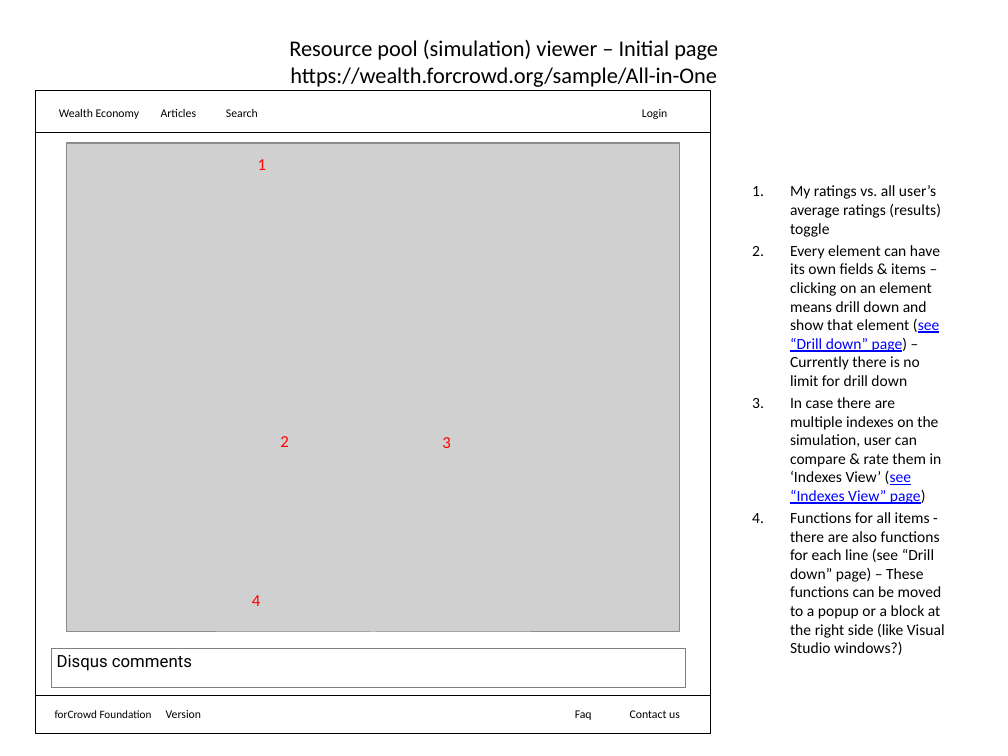
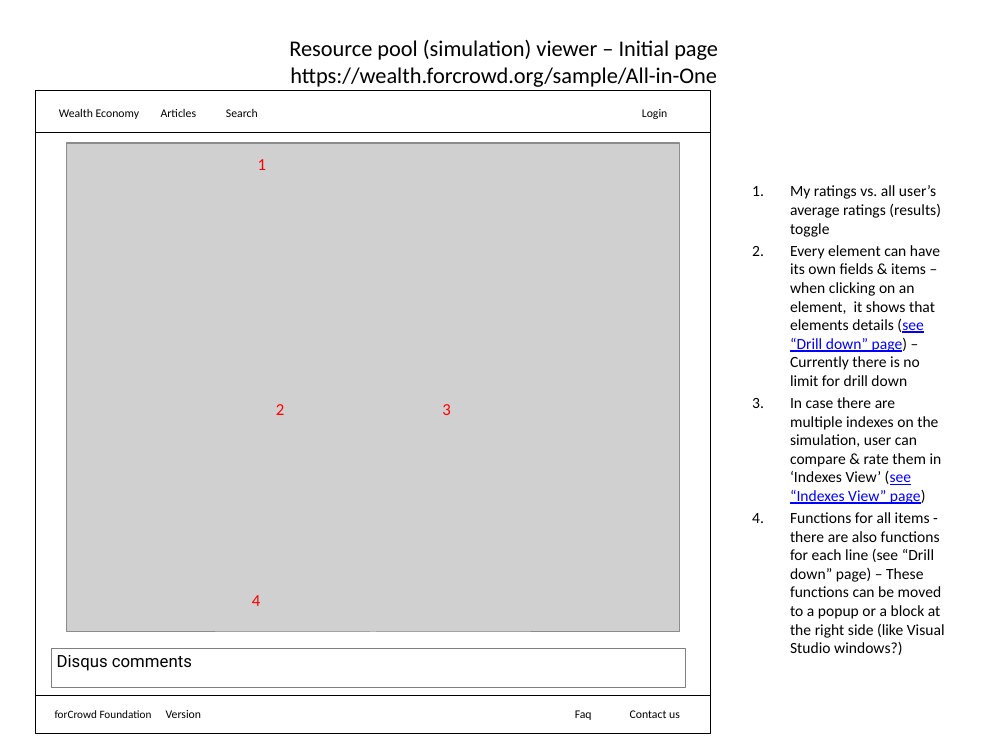
Before and after one commit to forCrowd/WealthFramework, a slide deck: slide 10 of SolutionItems/Documents/Skecthes.pptx. Drawn at 1008x756 pixels with LibreOffice and Linux fonts; fonts in the diff are those of the drawing; grey boxes stand for pictures. Boxes give left, top, right and bottom in pixels: in the first picture for what was removed or moved away, otherwise in the second. Text is boxed around its words. In the diff, an @@ line names an element or a change of style, - is before the commit and + after.

```diff
--- a/SolutionItems/Documents/Skecthes.pptx
+++ b/SolutionItems/Documents/Skecthes.pptx
@@ text at <box>790,245,940,386</box>: text changed @@
-2. Every element can have its own fields & items – clicking on an element means drill down and show that element (see “Drill down” page) – Currently there is no limit for drill down
+2. Every element can have its own fields & items – when clicking on an element, it shows that elements details (see “Drill down” page) – Currently there is no limit for drill down
@@ text "2": place and size @@
-text "2" at <box>280,436,288,447</box>
+text "2" at <box>276,404,284,415</box>
@@ text "3": place and size @@
-text "3" at <box>442,437,450,448</box>
+text "3" at <box>442,404,450,415</box>
```
Also in this commit, not shown: 3 other slides changed, 1 slide added, 1 slide removed, 7 other files.
